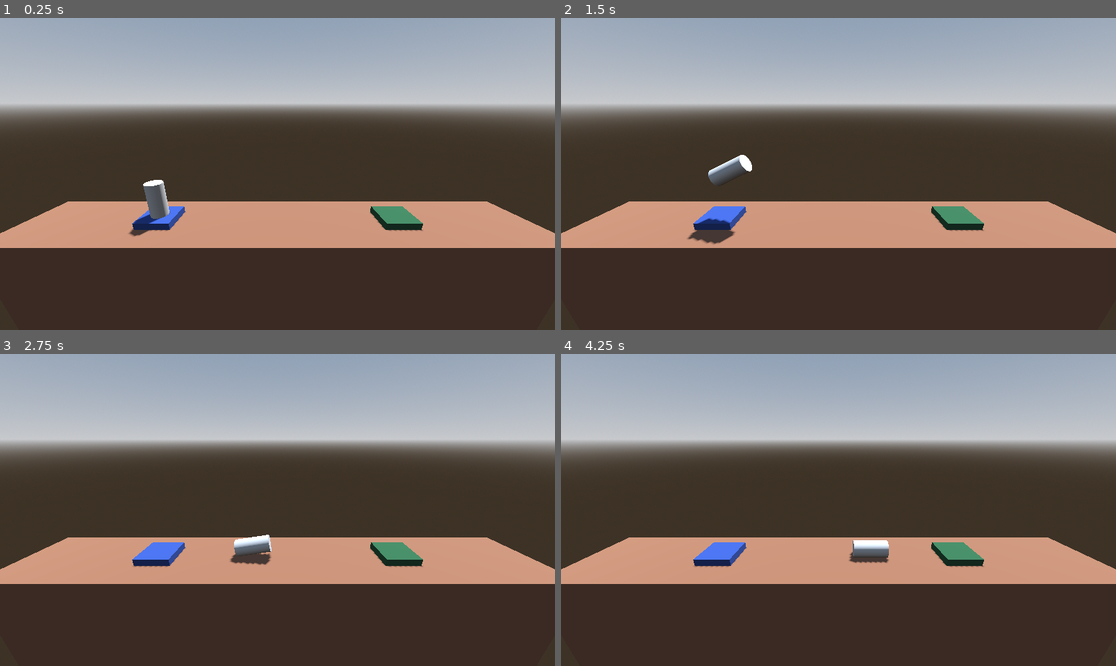
Above: before the commit, frames 1-4 (two rows, left to right).
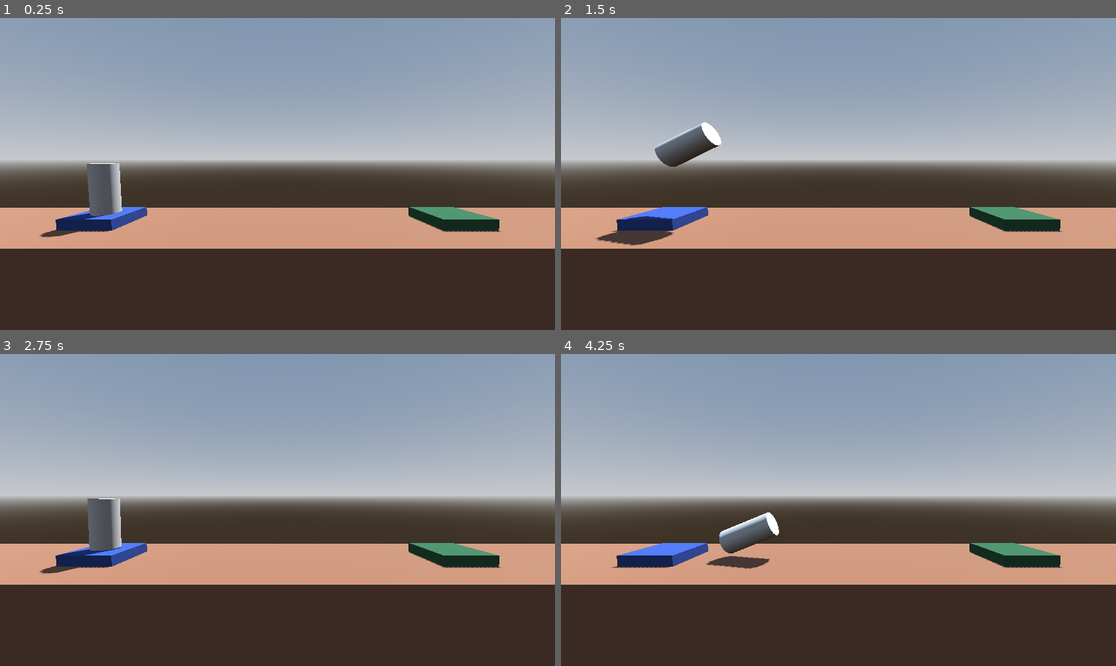
Above: after the commit, the same moments.

Repository: sigifredo/demo-game
Game: Godot game, scene res://world.tscn
Same seed, same stepped clock (60 frames per second), same inputs: the game is played once before the commit and once after it.
Inputs:
- Up to frame 1 (0.25 s): no input
- Up to frame 2 (1.5 s): tap Enter at 0.5 s; hold D (rotate_right) 0.53-1.28 s; hold Space (boost) 0.53-1.28 s; hold A (rotate_left) from 1.28 s (still down); tap Space (boost) at 1.35 s
- Up to frame 3 (2.75 s): release A (rotate_left) at 2.03 s; hold D (rotate_right) from 2.03 s (still down); hold Space (boost) from 2.03 s (still down)
- Up to frame 4 (4.25 s): release Space (boost) at 2.78 s; tap Space (boost) at 2.85 s; release D (rotate_right) at 3.53 s; hold A (rotate_left) from 3.53 s (still down); hold Space (boost) from 3.53 s (still down)

The runs differ from the first frame. In frame 1, 45% of the frame differs, in the area x 0-100%, y 10-74%; in frame 2, 44%; in frame 3, 45%; in frame 4, 45%.

Commit message:
Se crean métodos para determinar las acciones al ganar o perder.

Diff:
--- a/player.gd
+++ b/player.gd
@@ -12,7 +12,7 @@
 func _ready():
 	pass
 
-func _process(delta: float):
+func _process(delta: float) -> void:
 	if Input.is_action_pressed('boost'):
 		apply_central_force(basis.y * delta * thrust)
 
@@ -22,11 +22,16 @@
 	if Input.is_action_pressed('rotate_right'):
 		apply_torque(Vector3(0.0, 0.0, -torque_thrust) * delta)
 
-func _on_body_entered(body: Node):
+func _on_body_entered(body: Node) -> void:
 	if 'Goal' in body.get_groups():
-		print('you win')
+		complete_level()
 	elif 'Hazard' in body.get_groups():
-		print('you fail')
+		crash_sequence()
 
-func crash_sequence():
-	pass
+func crash_sequence() -> void:
+	print('you fail')
+	get_tree().reload_current_scene()
+
+func complete_level() -> void:
+	print('Level completed')
+	get_tree().quit()
--- a/world.tscn
+++ b/world.tscn
@@ -33,7 +33,7 @@
 shadow_enabled = true
 
 [node name="camera" type="Camera3D" parent="."]
-transform = Transform3D(1, 0, 0, 0, 0.944571, 0.328306, 0, -0.328306, 0.944571, -0.00773191, 6.64044, 10.6573)
+transform = Transform3D(1, 0, 0, 0, 0.997401, 0.0720545, 0, -0.0720545, 0.997401, -0.00773191, 2.56948, 8.18407)
 
 [node name="player" parent="." instance=ExtResource("1_586ak")]
 transform = Transform3D(1, 0, 0, 0, 1, 0, 0, 0, 1, -7, 1.4, 0)
